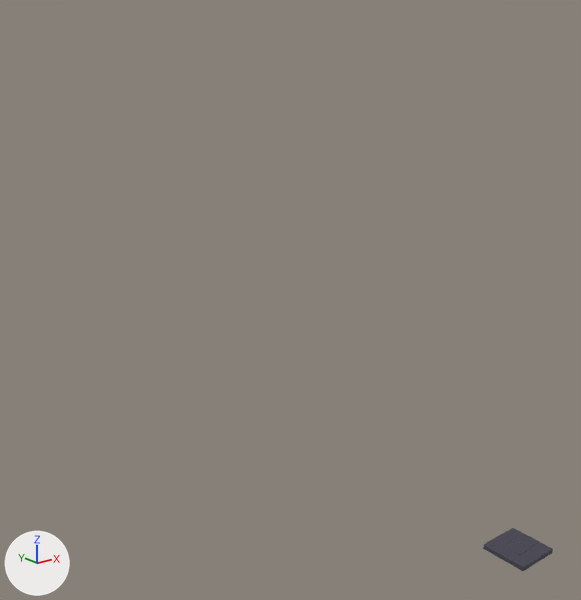
What one commit did to the OBJ model Example Space Game/Models/Level3/Models/RealFloor.obj.
Camera for both pictures: a 50 mm camera at (-50.91, -33.58, 39.82) aimed at (-20.12, 4.92, 24.42). The lights are fixed; the arrows at lower left show +X, +Y and +Z. Where no turn or scale is listed for an object, it has been applied to the vertices.

In view in the first picture: 'RealFloor'.
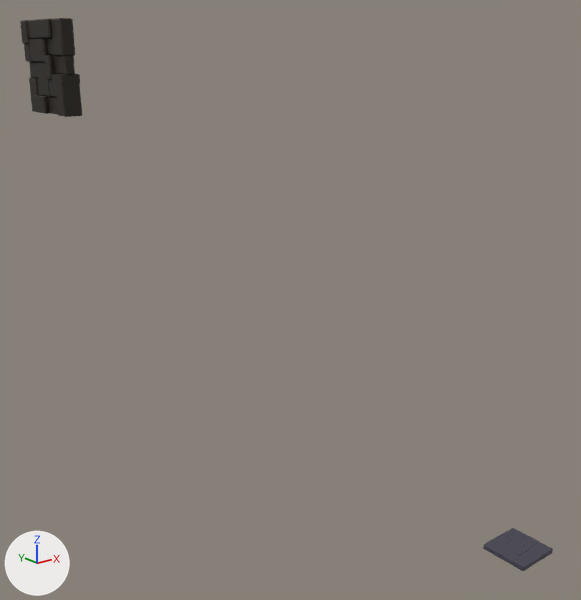
What differs and where, as boxes (x1, y1, x2, y2) in the pictures (581 x 600 px):
'DestructWall', added (black): after (20, 18, 82, 117)

What the commit changed:
Material 'Material' (mat_material) is new.
Its base color is (0.0166, 0.0105, 0.0057) (black #231a11).
Mesh me_destructwall is new.
It has 872 vertices, 1672 faces and spans x -36.44..-35.56, y 0.0..4.01, z 37.0..41.0.
It uses material mat_material (black #231a11).
Object 'DestructWall' (ob_destructwall) is new; it shows me_destructwall.
Its location is (0.0, 0.0, 0.0).
